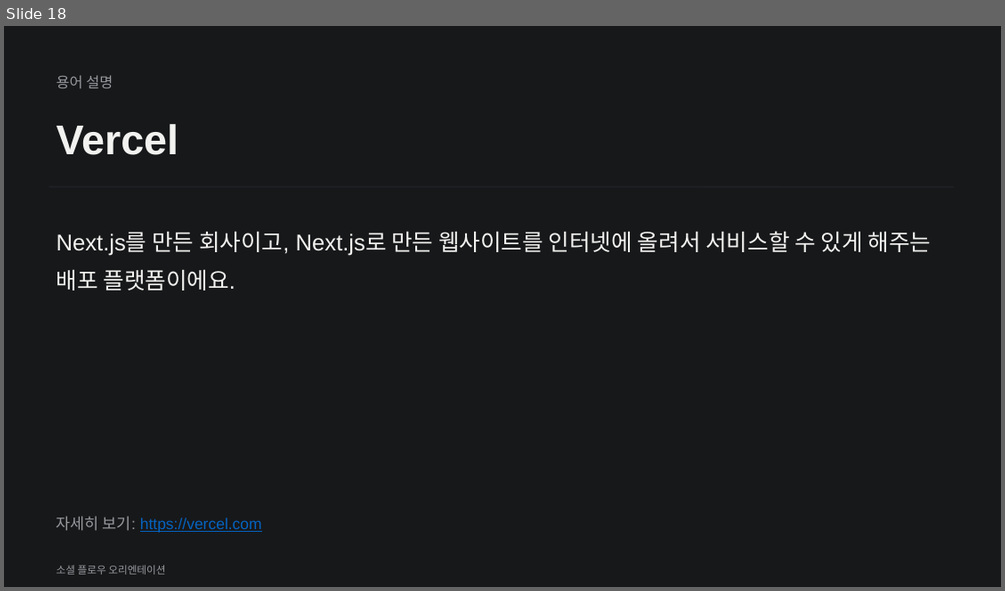
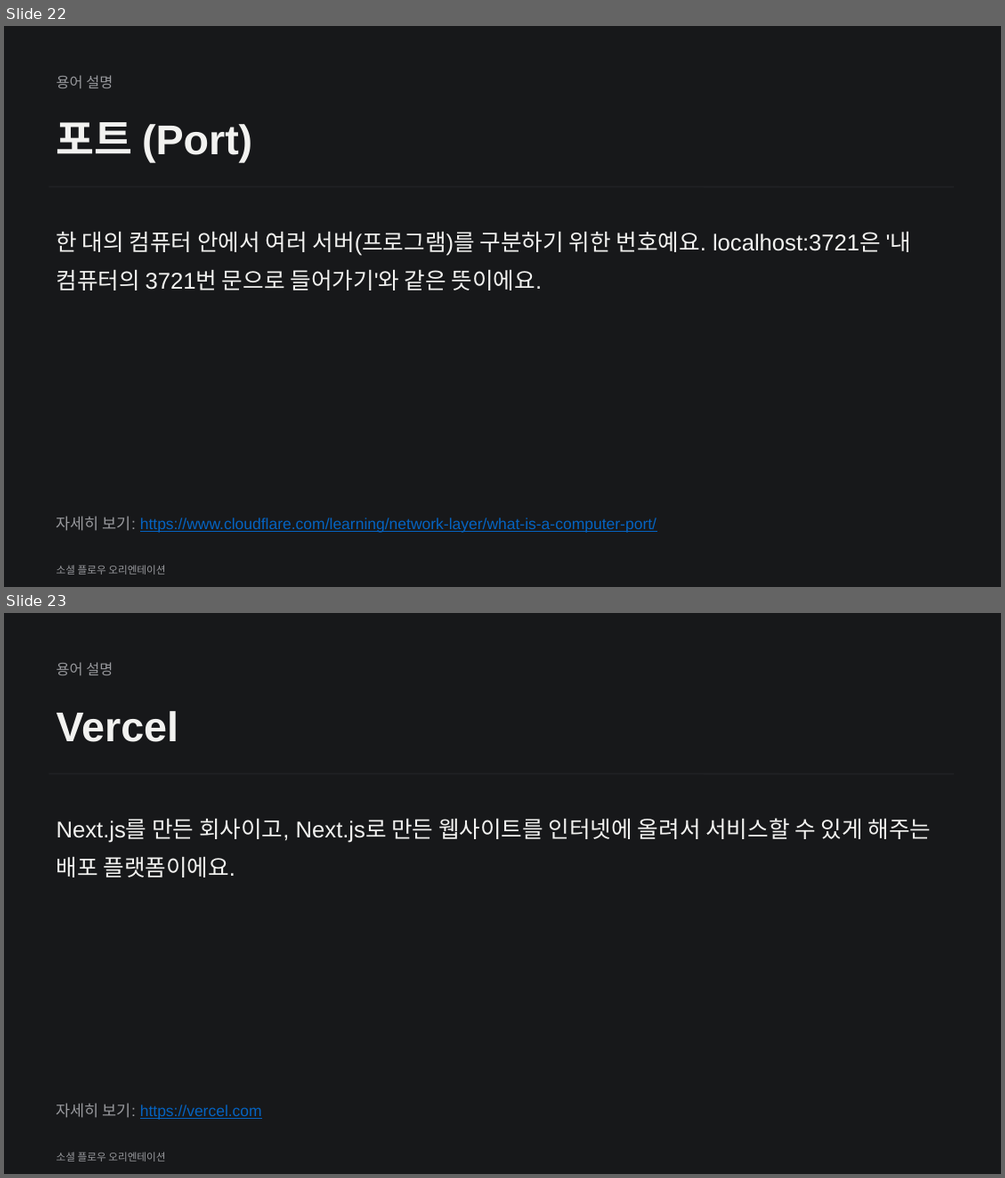
Before and after one commit to white100s/social_flow, a slide deck: docs/social-flow-orientation.pptx. Shown one above the other, each under a label of ours: slide 18 before the commit, slides 22 and 23 after it. The pictures are 1005x591 and 1005x1178 pixels, drawn with LibreOffice and Linux fonts; fonts in the diff are those of the drawing. Boxes give left, top, right and bottom in pixels: in the first picture for what was removed or moved away, otherwise in the second. Text is boxed around its words. In the diff, an @@ line names an element or a change of style, - is before the commit and + after.

```diff
--- a/docs/social-flow-orientation.pptx
+++ b/docs/social-flow-orientation.pptx
@@ slide 22 added at <box>4,26,1001,587</box>, background #17181A @@
@@ text added at <box>57,75,113,88</box>, 14 pt, text #98999D @@
+용어 설명
@@ text added at <box>57,122,252,162</box>, 40 pt, text #F2F2F0, bold @@
+포트 (Port)
@@ line added from (48, 187) to (954, 187), #202124 1.5 pt @@
@@ text added at <box>57,231,912,290</box>, 22 pt, text #F2F2F0 @@
+한 대의 컴퓨터 안에서 여러 서버(프로그램)를 구분하기 위한 번호예요. localhost:3721은 '내 컴퓨터의 3721번 문으로 들어가기'와 같은 뜻이에요.
@@ text added at <box>57,516,656,532</box>, 15 pt, text #0563C1, underline @@
+자세히 보기: https://www.cloudflare.com/learning/network-layer/what-is-a-computer-port/
@@ text added at <box>57,564,165,574</box>, 10 pt, text #98999D @@
+소셜 플로우 오리엔테이션
@@ what was slide 18 is now slide 23 @@
```
Also in this commit, not shown: 2 slides changed, 4 other slides added, 1 other file.
